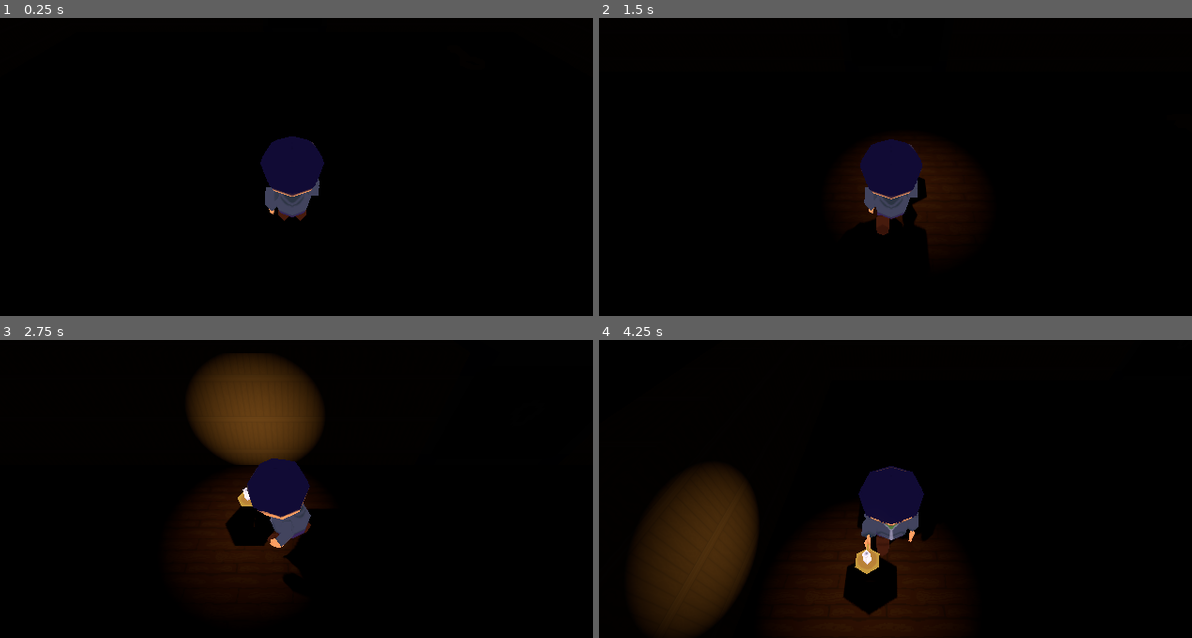
Above: before the commit, frames 1-4 (two rows, left to right).
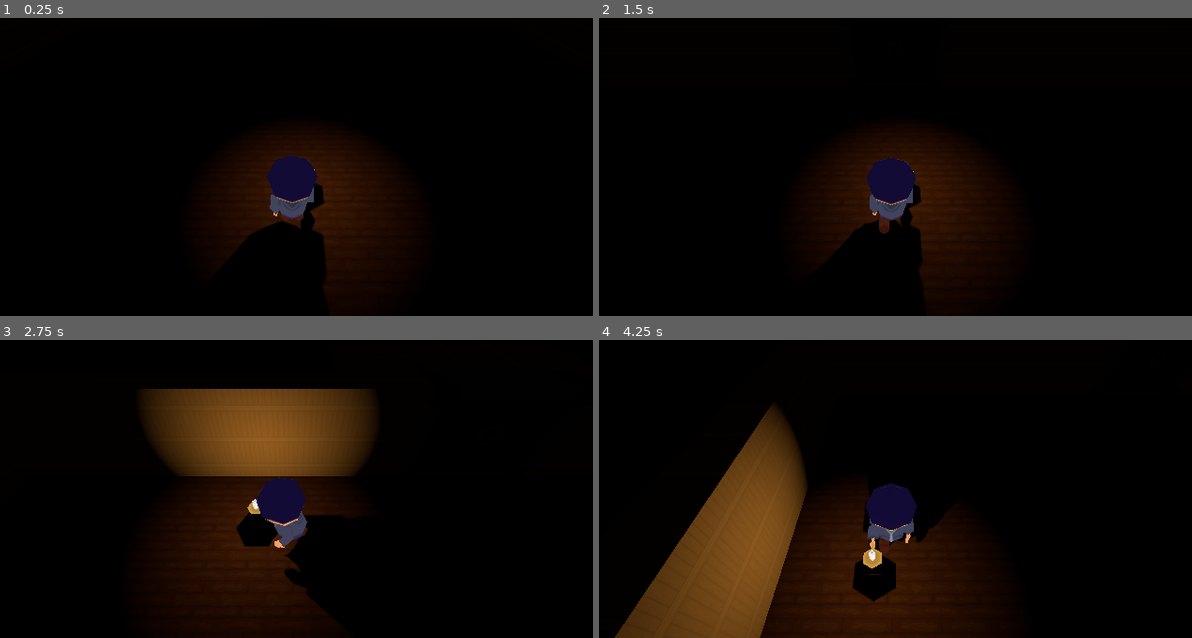
Above: after the commit, the same moments.

Repository: T0MIS0N/Brackeys-2022
Game: Godot game, scene res://World/Game_Map.tscn
The game is run twice, just before and just after one commit, with the same random seed, the same clock (stepped at 60 frames per second) and the same inputs.
Inputs:
- Up to frame 1 (0.25 s): no input
- Up to frame 2 (1.5 s): hold Up (ui_up) from 0.53 s (still down)
- Up to frame 3 (2.75 s): release Up (ui_up) at 2.03 s; hold Left (ui_left) from 2.03 s (still down)
- Up to frame 4 (4.25 s): release Left (ui_left) at 3.53 s; hold Down (ui_down) from 3.53 s (still down)

The runs differ from the first frame. In frame 1, 8.9% of the frame differs, in the area x 35-69%, y 37-93%; in frame 2, 3.1%; in frame 3, 15%; in frame 4, 18%, in the area x 2-67%, y 21-100%.

Commit message:
MVP
The game is now completable as the player can escape the mansion. Doors and keys are now functioning. The monster and sounds (and maybe even other polish) have yet to be added.

Diff:
--- /dev/null
+++ b/Arial.tres
@@ -0,0 +1,4 @@
+[gd_resource type="DynamicFontData" format=2]
+
+[resource]
+font_path = "res://Arial.TTF"
--- /dev/null
+++ b/Menu.gd
@@ -0,0 +1,4 @@
+extends Control
+
+func _on_Button_pressed():
+	get_tree().change_scene("res://World/Game_Map.tscn")
--- /dev/null
+++ b/Menu.tscn
@@ -0,0 +1,41 @@
+[gd_scene load_steps=7 format=2]
+
+[ext_resource path="res://Menu.gd" type="Script" id=1]
+[ext_resource path="res://Arial.tres" type="DynamicFontData" id=2]
+
+[sub_resource type="DynamicFont" id=1]
+size = 31
+font_data = ExtResource( 2 )
+
+[sub_resource type="Theme" id=2]
+default_font = SubResource( 1 )
+
+[sub_resource type="DynamicFont" id=3]
+size = 25
+font_data = ExtResource( 2 )
+
+[sub_resource type="Theme" id=4]
+default_font = SubResource( 3 )
+
+[node name="Control" type="Control"]
+anchor_right = 1.0
+anchor_bottom = 1.0
+script = ExtResource( 1 )
+
+[node name="Label" type="Label" parent="."]
+margin_left = 105.0
+margin_top = 66.0
+margin_right = 537.0
+margin_bottom = 102.0
+theme = SubResource( 2 )
+text = "You have escaped the Mansion"
+
+[node name="Button" type="Button" parent="."]
+margin_left = 266.0
+margin_top = 225.0
+margin_right = 389.0
+margin_bottom = 272.0
+theme = SubResource( 4 )
+text = "Restart"
+
+[connection signal="pressed" from="Button" to="." method="_on_Button_pressed"]
--- a/PlayerCharacter/Player_Character.gd
+++ b/PlayerCharacter/Player_Character.gd
@@ -5,10 +5,13 @@
 
 var _velocity := Vector3.ZERO
 var _snap_vector := Vector3.DOWN
+var _key_array: Array = []
 
 onready var _spring_arm: SpringArm = $SpringArm
 onready var _model: Spatial = $Armature
 onready var _animation_player: AnimationPlayer = $AnimationPlayer
+
+signal transmit_keys(key_array)
 
 func _physics_process(delta):
 	var move_direction = Vector3.ZERO
@@ -38,3 +41,10 @@
 
 #func _process(delta):
 #	_spring_arm.translation = translation
+
+func _on_Key_key_collected(key_name):
+	_key_array.push_back(key_name)
+	print(_key_array)
+
+func _on_DoorHitbox_body_entered(body):
+	emit_signal("transmit_keys",_key_array)
--- a/PlayerCharacter/Player_Character.tscn
+++ b/PlayerCharacter/Player_Character.tscn
@@ -345,9 +345,14 @@
 [sub_resource type="CapsuleShape" id=8]
 height = 2.21412
 
+[sub_resource type="CylinderShape" id=9]
+height = 4.0
+radius = 6.0
+
 [node name="Player_Character" type="KinematicBody"]
 transform = Transform( -1, 0, -8.74228e-08, 0, 1, 0, 8.74228e-08, 0, -1, 0, 0, 0 )
 collision_layer = 2
+collision_mask = 5
 script = ExtResource( 1 )
 
 [node name="Armature" type="Spatial" parent="."]
@@ -424,6 +429,7 @@
 light_color = Color( 0.952941, 0.768627, 0.411765, 1 )
 shadow_enabled = true
 shadow_bias = 1.0
+omni_range = 7.5
 
 [node name="Char" type="MeshInstance" parent="Armature/Skeleton"]
 mesh = SubResource( 3 )
@@ -444,4 +450,15 @@
 margin = 0.2
 
 [node name="Camera" type="Camera" parent="."]
-transform = Transform( -1, 6.18172e-08, -6.18172e-08, 0, 0.707107, 0.707107, 8.74228e-08, 0.707107, -0.707107, 0, 9.30206, -5.15552 )
+transform = Transform( -1, -6.18172e-08, 6.18172e-08, 0, 0.707107, 0.707107, -8.74228e-08, 0.707107, -0.707107, 8.74228e-08, 11.3021, -6.15552 )
+
+[node name="DoorHitbox" type="Area" parent="."]
+transform = Transform( 1.20655, 0, 0, 0, 1.20655, 0, 0, 0, 1.20655, 0, 1.08724, 0 )
+collision_layer = 0
+collision_mask = 8
+
+[node name="CollisionShape" type="CollisionShape" parent="DoorHitbox"]
+transform = Transform( 1, 0, -7.10543e-15, 0, 1, 0, 7.10543e-15, 0, 1, 0, 0.828809, 0 )
+shape = SubResource( 9 )
+
+[connection signal="body_entered" from="DoorHitbox" to="." method="_on_DoorHitbox_body_entered"]
--- a/World/Floor.tscn
+++ b/World/Floor.tscn
@@ -14,7 +14,7 @@
 size = Vector3( 6, 2, 6 )
 
 [node name="Floor" type="StaticBody"]
-collision_mask = 2
+collision_mask = 6
 
 [node name="CollisionShape" type="CollisionShape" parent="."]
 transform = Transform( 3, 0, 0, 0, 1, 0, 0, 0, 3, 0, 0, 0 )
--- a/World/Game_Map.tscn
+++ b/World/Game_Map.tscn
@@ -14,6 +14,7 @@
 [ext_resource path="res://World/Rooms/Hallway.tscn" type="PackedScene" id=12]
 [ext_resource path="res://World/LockedDoor.tscn" type="PackedScene" id=13]
 [ext_resource path="res://World/Key.tscn" type="PackedScene" id=14]
+[ext_resource path="res://World/Rooms/Porch.tscn" type="PackedScene" id=15]
 
 [sub_resource type="Environment" id=3]
 background_mode = 1
@@ -23,7 +24,7 @@
 [node name="World" type="Node"]
 
 [node name="Player_Character" parent="." instance=ExtResource( 4 )]
-transform = Transform( 1, 0, 0, 0, 1, 0, 0, 0, 1, 0.341977, 4.87357, 0.945644 )
+transform = Transform( 1, 0, 0, 0, 1, 0, 0, 0, 1, 0.341977, 1.87357, 0.945644 )
 speed = 15.0
 
 [node name="WorldEnvironment" type="WorldEnvironment" parent="."]
@@ -225,14 +226,43 @@
 [node name="Hallway18" parent="World/Center" instance=ExtResource( 9 )]
 transform = Transform( -4.37114e-08, -4.37114e-08, -1, 4.37114e-08, 1, -4.37114e-08, 1, -4.37114e-08, -4.37114e-08, 30, 0, 636 )
 
-[node name="LockedDoor" parent="World" instance=ExtResource( 13 )]
+[node name="LockedDoor1" parent="World" instance=ExtResource( 13 )]
 transform = Transform( 1, 0, 0, 0, 1, 0, 0, 0, 1, 0, 1, 29 )
+door_name = "1"
 
 [node name="LockedDoor2" parent="World" instance=ExtResource( 13 )]
+transform = Transform( -4.37114e-08, 0, -1, 0, 1, 0, 1, 0, -4.37114e-08, 29, 1, 0 )
+door_name = "2"
+
+[node name="LockedDoor3" parent="World" instance=ExtResource( 13 )]
 transform = Transform( 1, 0, 0, 0, 1, 0, 0, 0, 1, 0, 1, -29 )
-
-[node name="LockedDoor3" parent="World" instance=ExtResource( 13 )]
-transform = Transform( -4.37114e-08, 0, 1, 0, 1, 0, -1, 0, -4.37114e-08, 29, 1, 0 )
-
-[node name="Key" parent="World" instance=ExtResource( 14 )]
-transform = Transform( 1, 0, 0, 0, 1, 0, 0, 0, 1, -17, 2, 18 )
+door_name = "3"
+
+[node name="Key1" parent="World" instance=ExtResource( 14 )]
+transform = Transform( 1, 0, 0, 0, 1, 0, 0, 0, 1, 168, 2, 350 )
+key_name = "1"
+
+[node name="Key2" parent="World" instance=ExtResource( 14 )]
+transform = Transform( 1, 0, 0, 0, 1, 0, 0, 0, 1, -192, 4, 290 )
+key_name = "2"
+
+[node name="Key3" parent="World" instance=ExtResource( 14 )]
+transform = Transform( 1, 0, 0, 0, 1, 0, 0, 0, 1, -55, 5, 635 )
+key_name = "3"
+
+[node name="Spatial" parent="World" instance=ExtResource( 15 )]
+transform = Transform( 1, 0, 0, 0, 1, 0, 0, 0, 1, 0, 0, -36 )
+
+[node name="SpotLight" type="SpotLight" parent="World"]
+transform = Transform( -1, 0, -8.74228e-08, -6.18172e-08, 0.707107, 0.707107, 6.18172e-08, 0.707107, -0.707107, 0.0646715, 7.09746, -35 )
+light_energy = 5.0
+spot_range = 9.985
+spot_angle = 160.99
+spot_angle_attenuation = 0.732044
+
+[connection signal="transmit_keys" from="Player_Character" to="World/LockedDoor1" method="_on_Player_Character_transmit_keys"]
+[connection signal="transmit_keys" from="Player_Character" to="World/LockedDoor2" method="_on_Player_Character_transmit_keys"]
+[connection signal="transmit_keys" from="Player_Character" to="World/LockedDoor3" method="_on_Player_Character_transmit_keys"]
+[connection signal="key_collected" from="World/Key1" to="Player_Character" method="_on_Key_key_collected"]
+[connection signal="key_collected" from="World/Key2" to="Player_Character" method="_on_Key_key_collected"]
+[connection signal="key_collected" from="World/Key3" to="Player_Character" method="_on_Key_key_collected"]
--- /dev/null
+++ b/World/Key.gd
@@ -0,0 +1,9 @@
+extends RigidBody
+
+export var key_name = ""
+
+signal key_collected(key_name)
+
+func _on_Area_body_entered(body):
+	emit_signal("key_collected",key_name)
+	queue_free()
--- a/World/Key.tscn
+++ b/World/Key.tscn
@@ -1,6 +1,7 @@
-[gd_scene load_steps=4 format=2]
+[gd_scene load_steps=6 format=2]
 
 [ext_resource path="res://World/Material.material" type="Material" id=1]
+[ext_resource path="res://World/Key.gd" type="Script" id=2]
 
 [sub_resource type="ArrayMesh" id=1]
 resource_name = "Key_Torus"
@@ -21,7 +22,13 @@
 radius = 0.477
 height = 3.945
 
+[sub_resource type="CapsuleShape" id=3]
+height = 2.5
+
 [node name="Key" type="RigidBody"]
+collision_layer = 4
+collision_mask = 2
+script = ExtResource( 2 )
 
 [node name="Torus" type="MeshInstance" parent="."]
 mesh = SubResource( 1 )
@@ -29,3 +36,15 @@
 [node name="CollisionShape" type="CollisionShape" parent="."]
 transform = Transform( 1, 0, 0, 0, 1, 0, 0, 0, 1, 0, 0, 1.25961 )
 shape = SubResource( 2 )
+
+[node name="Area" type="Area" parent="."]
+collision_layer = 0
+collision_mask = 2
+
+[node name="CollisionShape" type="CollisionShape" parent="Area"]
+transform = Transform( 1, 0, 0, 0, 1, 0, 0, 0, 1, 0, 0, 1.43787 )
+shape = SubResource( 3 )
+
+[connection signal="area_entered" from="Area" to="." method="_on_Area_area_entered"]
+[connection signal="area_shape_entered" from="Area" to="." method="_on_Area_area_shape_entered"]
+[connection signal="body_entered" from="Area" to="." method="_on_Area_body_entered"]
--- /dev/null
+++ b/World/LockedDoor.gd
@@ -0,0 +1,12 @@
+extends StaticBody
+
+export var door_name = ""
+var key_name=""
+
+func _on_Player_Character_transmit_keys(key_array):
+	if key_array.has(door_name):
+		key_name = door_name
+
+func _on_Area_body_entered(body):
+	if key_name == door_name:
+		queue_free()
--- a/World/LockedDoor.tscn
+++ b/World/LockedDoor.tscn
@@ -1,6 +1,7 @@
-[gd_scene load_steps=5 format=2]
+[gd_scene load_steps=7 format=2]
 
 [ext_resource path="res://World/LockedDoor.png" type="Texture" id=1]
+[ext_resource path="res://World/LockedDoor.gd" type="Script" id=2]
 
 [sub_resource type="SpatialMaterial" id=2]
 albedo_texture = ExtResource( 1 )
@@ -22,7 +23,14 @@
 
 [sub_resource type="BoxShape" id=3]
 
+[sub_resource type="CylinderShape" id=4]
+height = 6.0
+radius = 4.0
+
 [node name="LockedDoor" type="StaticBody"]
+collision_layer = 8
+collision_mask = 2
+script = ExtResource( 2 )
 
 [node name="Cube" type="MeshInstance" parent="."]
 transform = Transform( -1.31134e-07, -4, 0, 3, -1.74846e-07, 0, 0, 0, 1, 0, 3, 0 )
@@ -31,3 +39,13 @@
 [node name="CollisionShape" type="CollisionShape" parent="."]
 transform = Transform( 4, 0, 0, 0, 3, 0, 0, 0, 1, 0, 3, 0 )
 shape = SubResource( 3 )
+
+[node name="Area" type="Area" parent="."]
+collision_layer = 8
+collision_mask = 2
+
+[node name="CollisionShape" type="CollisionShape" parent="Area"]
+transform = Transform( 1, 0, 0, 0, 1, 0, 0, 0, 1, 0, 3, 0 )
+shape = SubResource( 4 )
+
+[connection signal="body_entered" from="Area" to="." method="_on_Area_body_entered"]
--- /dev/null
+++ b/World/Rooms/Porch.gd
@@ -0,0 +1,4 @@
+extends StaticBody
+
+func _on_Area_body_entered(body):
+	get_tree().change_scene("res://Menu.tscn")
--- /dev/null
+++ b/World/Rooms/Porch.tscn
@@ -0,0 +1,37 @@
+[gd_scene load_steps=7 format=2]
+
+[ext_resource path="res://World/Tile.png" type="Texture" id=1]
+[ext_resource path="res://World/Rooms/Porch.gd" type="Script" id=2]
+
+[sub_resource type="SpatialMaterial" id=1]
+albedo_texture = ExtResource( 1 )
+uv1_scale = Vector3( 0.5, 0.5, 0.5 )
+uv1_triplanar = true
+
+[sub_resource type="CubeMesh" id=2]
+material = SubResource( 1 )
+size = Vector3( 20, 2, 12 )
+
+[sub_resource type="BoxShape" id=3]
+
+[sub_resource type="BoxShape" id=4]
+
+[node name="Spatial" type="StaticBody"]
+script = ExtResource( 2 )
+
+[node name="MeshInstance" type="MeshInstance" parent="."]
+mesh = SubResource( 2 )
+
+[node name="CollisionShape" type="CollisionShape" parent="."]
+transform = Transform( 10, 0, 0, 0, 1, 0, 0, 0, 6, 0, 0, 0 )
+shape = SubResource( 3 )
+
+[node name="Area" type="Area" parent="."]
+collision_layer = 0
+collision_mask = 2
+
+[node name="CollisionShape" type="CollisionShape" parent="Area"]
+transform = Transform( 10, 0, 0, 0, 1, 0, 0, 0, 6, 0, 2, 0 )
+shape = SubResource( 4 )
+
+[connection signal="body_entered" from="Area" to="." method="_on_Area_body_entered"]
--- a/World/Wall.tscn
+++ b/World/Wall.tscn
@@ -13,7 +13,7 @@
 uv1_triplanar = true
 
 [node name="Wall" type="StaticBody"]
-collision_mask = 2
+collision_mask = 6
 
 [node name="CollisionShape" type="CollisionShape" parent="."]
 transform = Transform( 1, 0, 0, 0, 3, 0, 0, 0, 1, 0, 3, 0 )
--- a/project.godot
+++ b/project.godot
@@ -63,6 +63,7 @@
 3d_physics/layer_1="World"
 3d_physics/layer_2="Player"
 3d_physics/layer_3="Collectibles"
+3d_physics/layer_4="Door"
 
 [physics]
 
Binary file added: Arial.TTF
Not shown: 1 places in PlayerCharacter/Player_Character.tscn that only renumber resources
Not shown: 1 places in World/Game_Map.tscn that only renumber resources
Binary file added: World/Tile.png
Not shown, added: World/Tile.png.import
